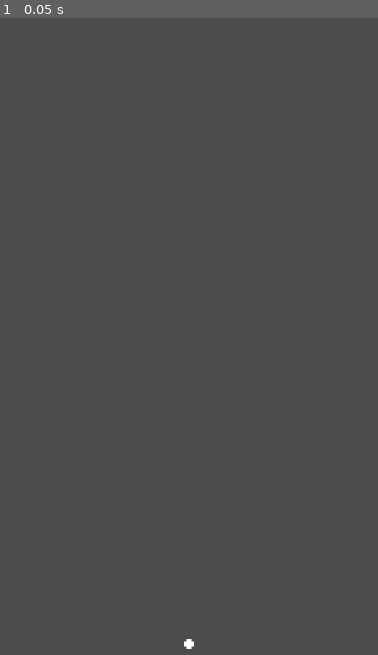
Above: before the commit, frame 1.
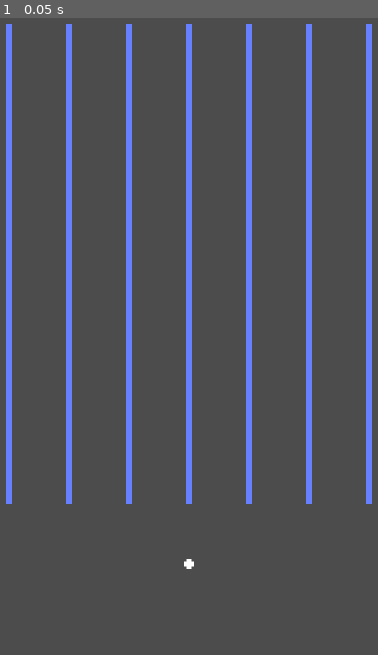
Above: after the commit, the same moment.

Repository: claucambra/BrickBuster
Game: Godot game, scene res://scenes/Board.tscn
The game is run twice, just before and just after one commit, with the same random seed, the same clock (stepped at 60 frames per second) and the same inputs. Before the commit the project starts from res://Board.tscn.
Inputs:
- Up to frame 1 (0.05 s): no input

The runs differ from the first frame. In frame 1, 8.4% of the frame differs, in the area x 1-99%, y 0-100%.

Commit message:
Added guide lines for brick placement

Diff:
--- a/logic/LaunchInput.gd
+++ b/logic/LaunchInput.gd
@@ -9,7 +9,7 @@
 var round_in_progress = false
 var score = 0
 var first_click_position = Vector2(0,0)
-onready var ball_scene = load("res://Ball.tscn")
+onready var ball_scene = load("res://scenes/Ball.tscn")
 onready var ball = ball_scene.instance()
 onready var line = get_node("../LaunchLine")
 onready var wait = get_node("../LaunchTimer")
--- a/project.godot
+++ b/project.godot
@@ -16,7 +16,7 @@
 [application]
 
 config/name="BrickBuster"
-run/main_scene="res://Board.tscn"
+run/main_scene="res://scenes/Board.tscn"
 config/icon="res://icon.png"
 
 [display]
--- a/Ball.tscn
+++ b/scenes/Ball.tscn
@@ -10,7 +10,7 @@
 [sub_resource type="CircleShape2D" id=2]
 
 [node name="Ball" type="RigidBody2D"]
-position = Vector2( 360, 1256 )
+position = Vector2( 360, 1128 )
 collision_mask = 2
 physics_material_override = SubResource( 1 )
 gravity_scale = 0.0
--- a/Board.tscn
+++ b/scenes/Board.tscn
@@ -33,14 +33,14 @@
 [node name="LeftWall" type="StaticBody2D" parent="."]
 
 [node name="CollisionShape2D" type="CollisionShape2D" parent="LeftWall"]
-position = Vector2( -8, 640 )
+position = Vector2( -8, 639.719 )
 shape = SubResource( 2 )
 
 [node name="LaunchControl" type="Control" parent="."]
 margin_right = 720.0
 margin_bottom = 1280.0
 mouse_default_cursor_shape = 2
-script = ExtResource( 2 )
+script = ExtResource( 1 )
 __meta__ = {
 "_edit_use_anchors_": false
 }
@@ -77,3 +77,24 @@
 margin_bottom = 150.0
 size_flags_vertical = 5
 align = 1
+
+[node name="Column1" type="Line2D" parent="."]
+points = PoolVector2Array( 72, 264, 72, 360, 72, 456, 72, 552, 72, 648, 72, 744, 72, 840, 72, 936, 72, 1032 )
+
+[node name="Column2" type="Line2D" parent="."]
+points = PoolVector2Array( 168, 264, 168, 360, 168, 456, 168, 552, 168, 648, 168, 744, 168, 840, 168, 936, 168, 1032 )
+
+[node name="Column3" type="Line2D" parent="."]
+points = PoolVector2Array( 264, 264, 264, 360, 264, 456, 264, 552, 264, 648, 264, 744, 264, 840, 264, 936, 264, 1032 )
+
+[node name="Column4" type="Line2D" parent="."]
+points = PoolVector2Array( 360, 264, 360, 360, 360, 456, 360, 552, 360, 648, 360, 744, 360, 840, 360, 936, 360, 1032 )
+
+[node name="Column5" type="Line2D" parent="."]
+points = PoolVector2Array( 456, 264, 456, 360, 456, 456, 456, 552, 456, 648, 456, 744, 456, 840, 456, 936, 456, 1032 )
+
+[node name="Column6" type="Line2D" parent="."]
+points = PoolVector2Array( 552, 264, 552, 360, 552, 456, 552, 552, 552, 648, 552, 744, 552, 840, 552, 936, 552, 1032 )
+
+[node name="Column7" type="Line2D" parent="."]
+points = PoolVector2Array( 648, 264, 648, 360, 648, 456, 648, 552, 648, 648, 648, 744, 648, 840, 648, 936, 648, 1032 )
--- /dev/null
+++ b/scenes/Brick.tscn
@@ -0,0 +1,17 @@
+[gd_scene load_steps=3 format=2]
+
+[ext_resource path="res://sprites/brick.png" type="Texture" id=1]
+
+[sub_resource type="RectangleShape2D" id=1]
+extents = Vector2( 46.5659, 46.6023 )
+
+[node name="Brick" type="KinematicBody2D"]
+position = Vector2( 120, 376 )
+
+[node name="CollisionShape2D" type="CollisionShape2D" parent="."]
+position = Vector2( -0.280609, -0.280624 )
+shape = SubResource( 1 )
+
+[node name="Sprite" type="Sprite" parent="."]
+scale = Vector2( 0.085, 0.085 )
+texture = ExtResource( 1 )
Not shown: 1 places in scenes/Board.tscn that only renumber resources
Binary file added: sprites/brick.png
Not shown, added: sprites/brick.png.import
